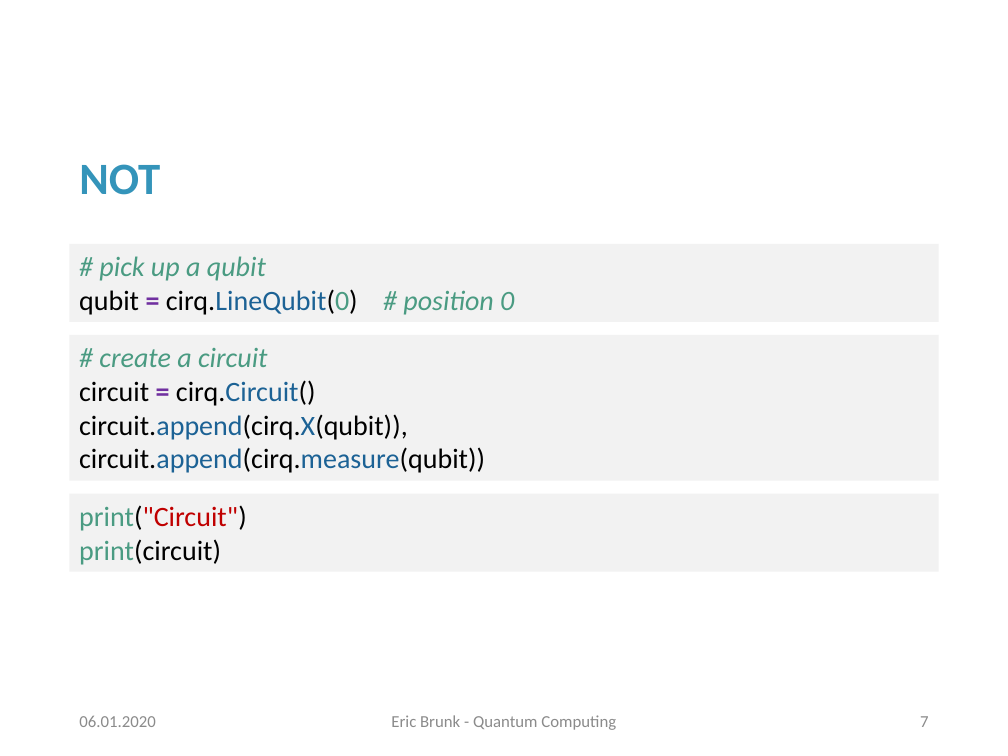
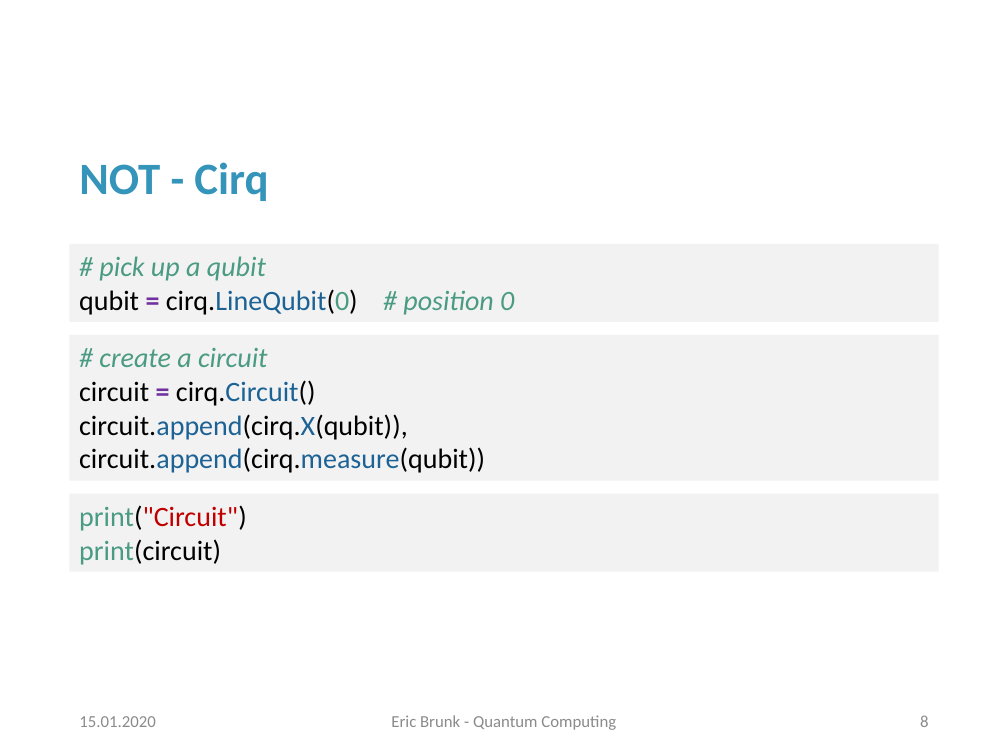
Before and after one commit to erxn91/quantum_computing, a slide deck: slide 8 of Präsentation.pptx (slide 7 before the commit). Drawn at 1008x756 pixels with LibreOffice and Linux fonts; fonts in the diff are those of the drawing; background and template pictures are left out. Boxes give left, top, right and bottom in pixels: in the first picture for what was removed or moved away, otherwise in the second. Text is boxed around its words. In the diff, an @@ line names an element or a change of style, - is before the commit and + after.

```diff
--- a/Präsentation.pptx
+++ b/Präsentation.pptx
@@ title at box(79, 162, 268, 201): text changed @@
-NOT
+NOT - Cirq
@@ text at box(79, 716, 155, 727): text changed @@
-06.01.2020
+15.01.2020
@@ page number at box(920, 715, 928, 727): text changed @@
-7
+8
```
Also in this commit, not shown: 25 other slides changed, 12 slides added, 9 other files.
